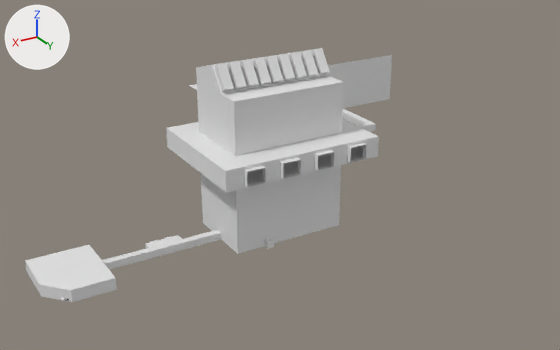
Two versions of the Blender file Blender/berghain-dream.blend, one commit apart.
Rendered twice from a camera (50 mm lens) standing at (237.0, 407.0, 238.0) and looking at (-12.0, -7.0, 31.0). Arrows for +X, +Y and +Z are at upper left; the lights stay in place.

Names of what the first picture shows: 'MEASURING CUBE', 'base.001', 'hall', 'houseRoom', 'outsideWall'.
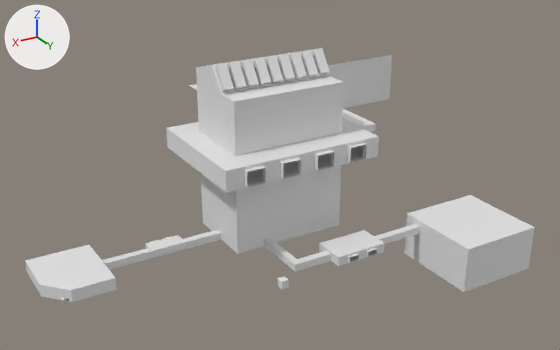
Location of each change, (x1, y1, x2, y2) in pixels of the pictures (560 x 350 px):
'darkHall', added: after (264, 195, 535, 292)
'MEASURING CUBE', moved: before (264, 237, 274, 249); after (278, 276, 289, 289)

What changed in the scene script:
```text
Add me_cube_040:
    me_cube_040.from_pydata(...)  # 216 vertices, 205 faces; spans x -135.0..20.0, y 25.0..107.0, z -21.0..9.0
    me_cube_040.materials.append(mat_material)  # white #e7e7e7
Change ob_measuring_cube:
    ob_measuring_cube.location: (17.0, 26.9, 0.1) -> (34.5, 73.2, 0.0)
Add ob_darkhall:
    ob_darkhall = bpy.data.objects.new('darkHall', me_cube_040)
    ob_darkhall.location = (0.0, 0.0, 0.0)
```
